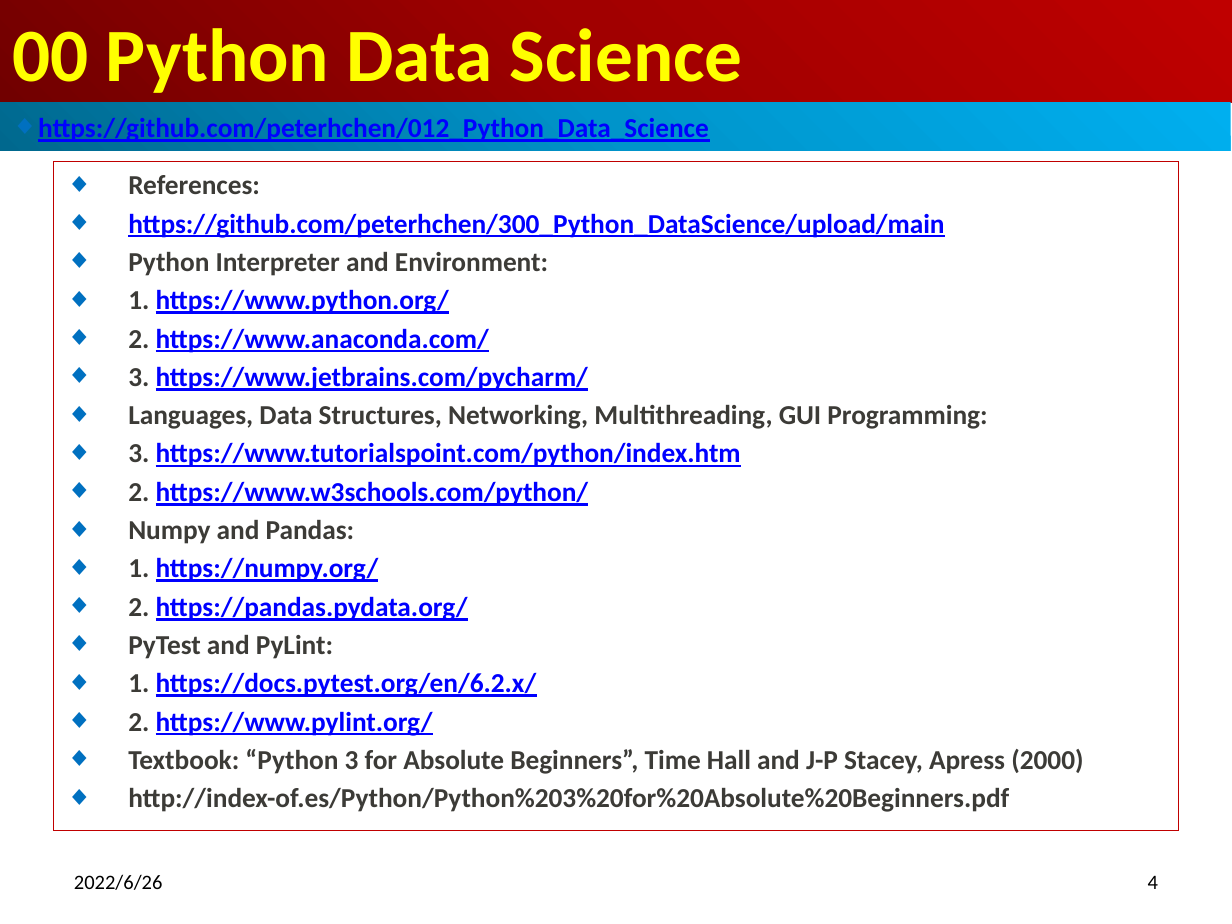
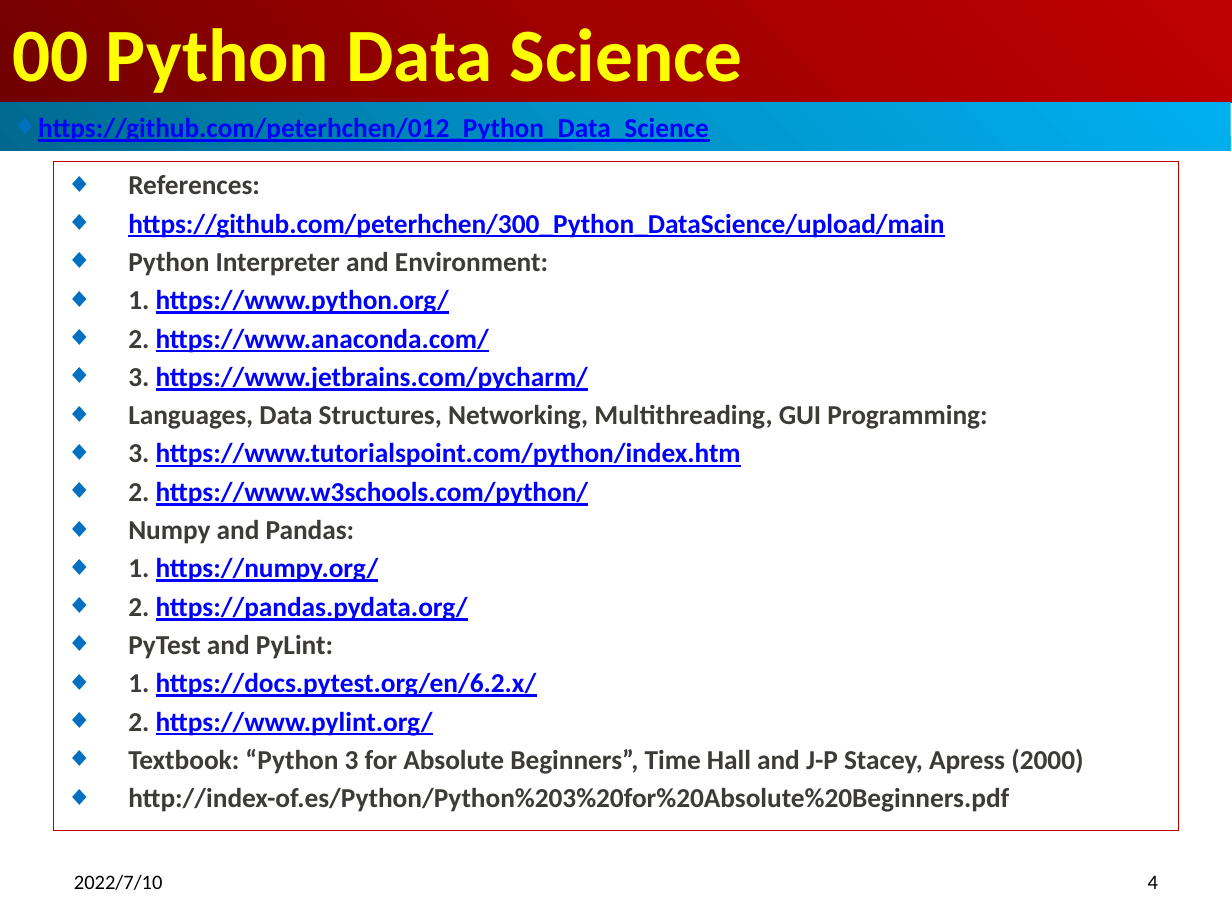
Before and after one commit to peterhchen/012_Python_Data_Science, a slide deck: slide 4 of 00_Python_DataScience_Syllabus.pptx. Drawn at 1232x924 pixels with LibreOffice and Linux fonts; fonts in the diff are those of the drawing. Boxes give left, top, right and bottom in pixels: in the first picture for what was removed or moved away, otherwise in the second. Text is boxed around its words. In the diff, an @@ line names an element or a change of style, - is before the commit and + after.

```diff
--- a/00_Python_DataScience_Syllabus.pptx
+++ b/00_Python_DataScience_Syllabus.pptx
@@ text at (x1=74, y1=874, x2=163, y2=890): text changed @@
-2022/6/26
+2022/7/10
```
Also in this commit, not shown: 5 other slides changed.
